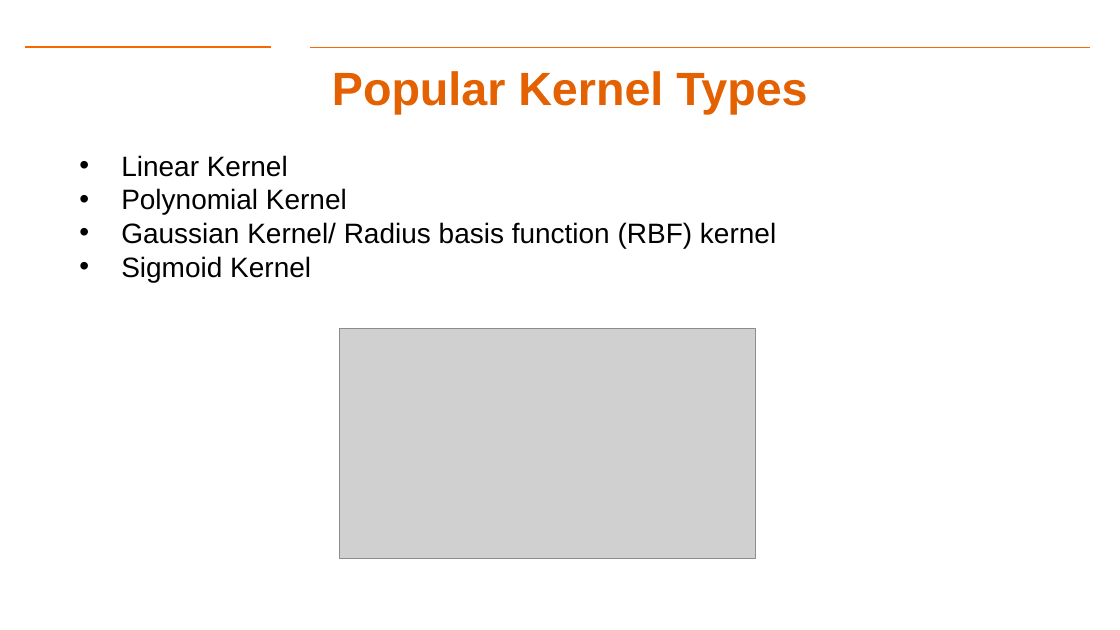
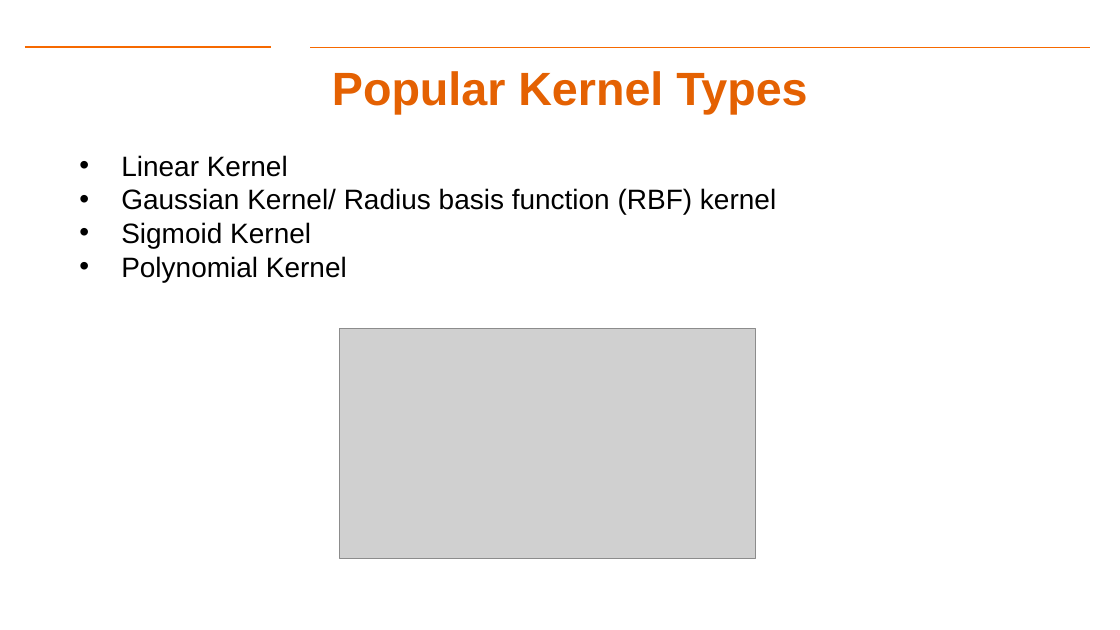
Before and after one commit to gk5951/RIT-DSCI-633-FDS, a slide deck: slide 23 of Syllabus/Lecture07/Lec07.pptx. Drawn at 1120x630 pixels with LibreOffice and Linux fonts; fonts in the diff are those of the drawing; grey boxes stand for pictures; background and template pictures are left out. Boxes give left, top, right and bottom in pixels: in the first picture for what was removed or moved away, otherwise in the second. Text is boxed around its words. In the diff, an @@ line names an element or a change of style, - is before the commit and + after.

```diff
--- a/Syllabus/Lecture07/Lec07.pptx
+++ b/Syllabus/Lecture07/Lec07.pptx
@@ text at bbox=[121, 188, 347, 215]: paragraph removed @@
-• Polynomial Kernel
@@ text at bbox=[121, 256, 347, 282]: paragraph added @@
+• Polynomial Kernel
```
Also in this commit, not shown: 11 other slides changed, 3 other files.
